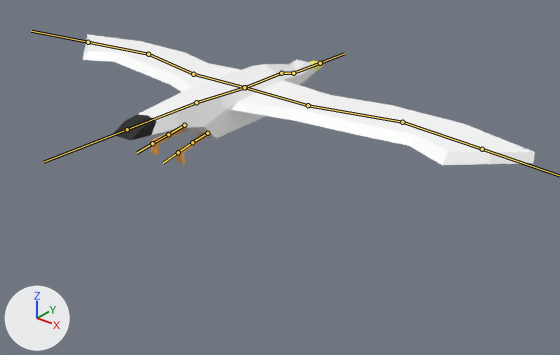
The FBX model GamesNowJam/Assets/FBX/Rig_Seagull.fbx, before and after one commit.
Rendered twice from a 50 mm lens placed at (0.718, -0.819, 0.388), pointed at (0.092, -0.035, -0.098). Lighting does not change. The marker at lower left points along +X, +Y and +Z. The bones that bend it are drawn over the model as lines.

The first picture shows 'SeaGull'.
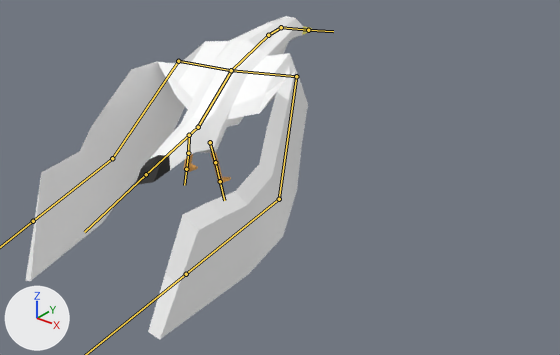
The newer file adds an action. The first version stands in its rest pose; the second is drawn at frame 35 of the action 'Seagull Idle_screak'.

Changed parts and their boxes (x1, y1, x2, y2) in the pictures (560 x 355 px):
'SeaGull', posed (36% narrower, 145% taller)
    before: (83, 34, 535, 165)
    after: (25, 16, 313, 339)
bone 'Bone', root to tip
    before: (196, 102) to (245, 87)
    after: (198, 127) to (231, 70)
bone 'Bone.001', root to tip
    before: (245, 87) to (281, 73)
    after: (231, 70) to (268, 35)
bone 'Bone.003', root to tip
    before: (293, 73) to (320, 63)
    after: (281, 27) to (308, 30)
bone 'wing01.R', root to tip
    before: (308, 105) to (402, 122)
    after: (296, 76) to (279, 199)
bone 'wing02.R', root to tip
    before: (402, 122) to (482, 149)
    after: (279, 199) to (186, 274)
bone 'wing01.L', root to tip
    before: (193, 74) to (148, 54)
    after: (178, 61) to (112, 158)
bone 'wing02.L', root to tip
    before: (148, 54) to (88, 42)
    after: (112, 158) to (33, 221)
bone 'Bone.004', root to tip
    before: (196, 102) to (127, 129)
    after: (198, 127) to (146, 174)
bone 'Leg.R', root to tip
    before: (207, 133) to (192, 142)
    after: (210, 142) to (215, 162)
bone 'Leg01.R', root to tip
    before: (192, 142) to (178, 152)
    after: (215, 162) to (220, 181)
bone 'Leg.L', root to tip
    before: (184, 125) to (168, 134)
    after: (189, 135) to (188, 153)
bone 'Leg01.L', root to tip
    before: (168, 134) to (152, 143)
    after: (188, 153) to (186, 169)

The change, as a list of edits to the scene's bpy script:
```text
Change bone_bone:
    where bone_bone = bpy.data.objects['Seagull'].pose.bones['Bone']
    bone_bone.location: (0.0, 0.0, 0.0) -> (-0.004, 0.002, -0.036)
    bone_bone.rotation_quaternion: (1.0, 0.0, 0.0, 0.0) -> (0.938, 0.343, -0.038, -0.015)  # degrees (0, 0, 0) -> degrees (40, -4, -3)
Change bone_bone_001:
    where bone_bone_001 = bpy.data.objects['Seagull'].pose.bones['Bone.001']  # child of 'Bone'
    bone_bone_001.rotation_quaternion: (1.0, 0.0, 0.0, 0.0) -> (0.982, -0.14, 0.114, -0.059)  # degrees (0, 0, 0) -> degrees (-17, 12, -9)
Change bone_bone_003:
    where bone_bone_003 = bpy.data.objects['Seagull'].pose.bones['Bone.003']  # child of 'Bone.002'
    bone_bone_003.rotation_quaternion: (1.0, 0.0, 0.0, 0.0) -> (0.941, -0.323, -0.096, 0.034)  # degrees (0, 0, 0) -> degrees (-38, -9, 7)
Change bone_wing01_r:
    where bone_wing01_r = bpy.data.objects['Seagull'].pose.bones['wing01.R']  # child of 'wing.R'
    bone_wing01_r.rotation_quaternion: (1.0, 0.0, 0.0, 0.0) -> (0.474, -0.63, -0.548, -0.28)  # degrees (0, 0, 0) -> degrees (-144, -61, 60)
    bone_wing01_r.scale: (1.0, 1.0, 1.0) -> (1.3, 1.3, 1.3)
Change bone_wing02_r:
    where bone_wing02_r = bpy.data.objects['Seagull'].pose.bones['wing02.R']  # child of 'wing01.R'
    bone_wing02_r.rotation_quaternion: (1.0, 0.0, 0.0, 0.0) -> (0.967, -0.254, 0.022, -0.022)  # degrees (0, 0, 0) -> degrees (-30, 2, -3)
Change bone_wing01_l:
    where bone_wing01_l = bpy.data.objects['Seagull'].pose.bones['wing01.L']  # child of 'wing.L'
    bone_wing01_l.rotation_quaternion: (1.0, 0.0, 0.0, 0.0) -> (0.474, -0.63, 0.548, 0.28)  # degrees (0, 0, 0) -> degrees (-144, 61, -60)
    bone_wing01_l.scale: (1.0, 1.0, 1.0) -> (1.3, 1.3, 1.3)
Change bone_wing02_l:
    where bone_wing02_l = bpy.data.objects['Seagull'].pose.bones['wing02.L']  # child of 'wing01.L'
    bone_wing02_l.rotation_quaternion: (1.0, 0.0, 0.0, 0.0) -> (0.967, -0.254, -0.022, 0.022)  # degrees (0, 0, 0) -> degrees (-30, -2, 3)
Change bone_bone_004:
    where bone_bone_004 = bpy.data.objects['Seagull'].pose.bones['Bone.004']
    bone_bone_004.location: (0.0, 0.0, 0.0) -> (0.0, 0.0, -0.036)
    bone_bone_004.rotation_quaternion: (1.0, 0.0, 0.0, 0.0) -> (0.976, -0.101, 0.172, 0.082)  # degrees (0, 0, 0) -> degrees (-10, 21, 8)
Change bone_leg_r:
    where bone_leg_r = bpy.data.objects['Seagull'].pose.bones['Leg.R']
    bone_leg_r.location: (0.0, 0.0, 0.0) -> (0.001, -0.004, -0.017)
    bone_leg_r.rotation_quaternion: (1.0, 0.0, 0.0, 0.0) -> (0.718, -0.687, 0.092, 0.061)  # degrees (0, 0, 0) -> degrees (-88, 12, -2)
Change bone_leg01_r:
    where bone_leg01_r = bpy.data.objects['Seagull'].pose.bones['Leg01.R']  # child of 'Leg.R'
    bone_leg01_r.rotation_quaternion: (1.0, 0.0, 0.0, 0.0) -> (0.998, 0.041, -0.051, 0.015)  # degrees (0, 0, 0) -> degrees (5, -6, 2)
Change bone_leg_l:
    where bone_leg_l = bpy.data.objects['Seagull'].pose.bones['Leg.L']
    bone_leg_l.location: (0.0, 0.0, 0.0) -> (-0.001, -0.004, -0.017)
    bone_leg_l.rotation_quaternion: (1.0, 0.0, 0.0, 0.0) -> (0.718, -0.687, -0.092, -0.061)  # degrees (0, 0, 0) -> degrees (-88, -12, 2)
Change bone_leg01_l:
    where bone_leg01_l = bpy.data.objects['Seagull'].pose.bones['Leg01.L']  # child of 'Leg.L'
    bone_leg01_l.rotation_quaternion: (1.0, 0.0, 0.0, 0.0) -> (0.998, 0.041, 0.051, -0.015)  # degrees (0, 0, 0) -> degrees (5, 6, -2)
```
